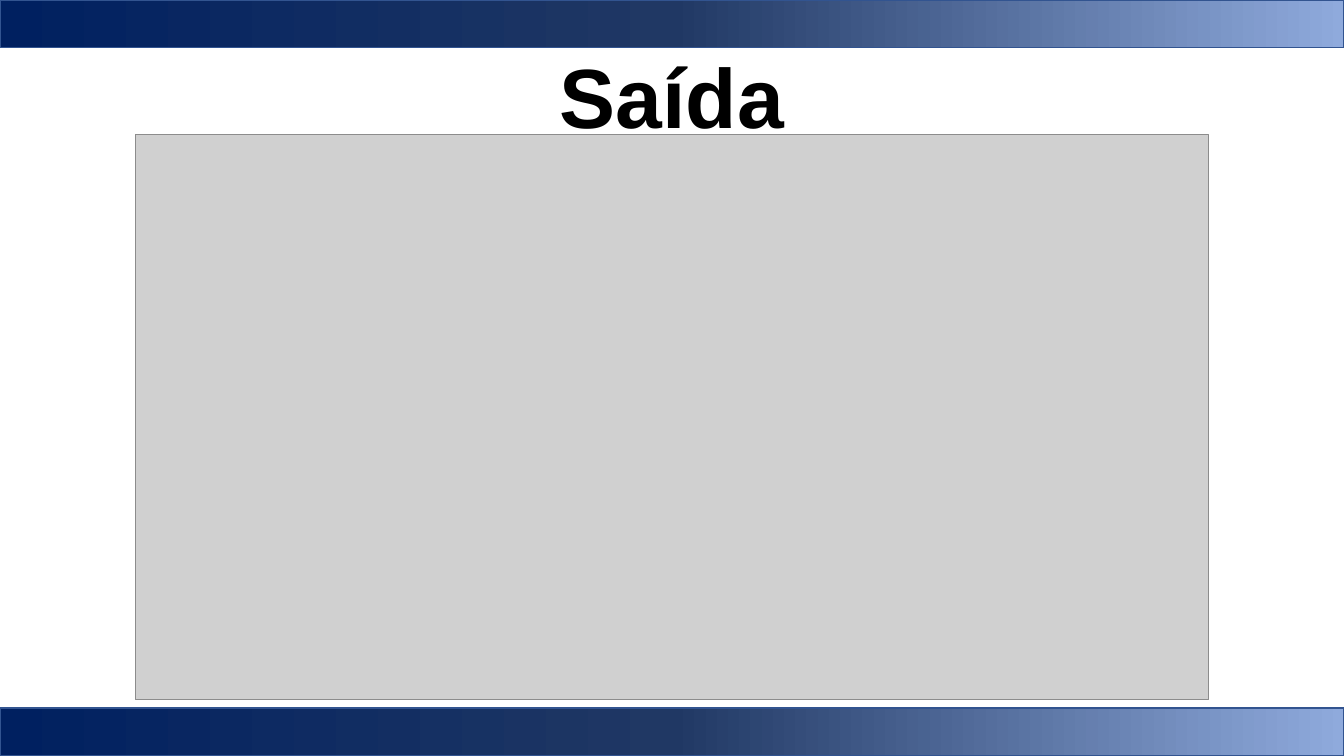
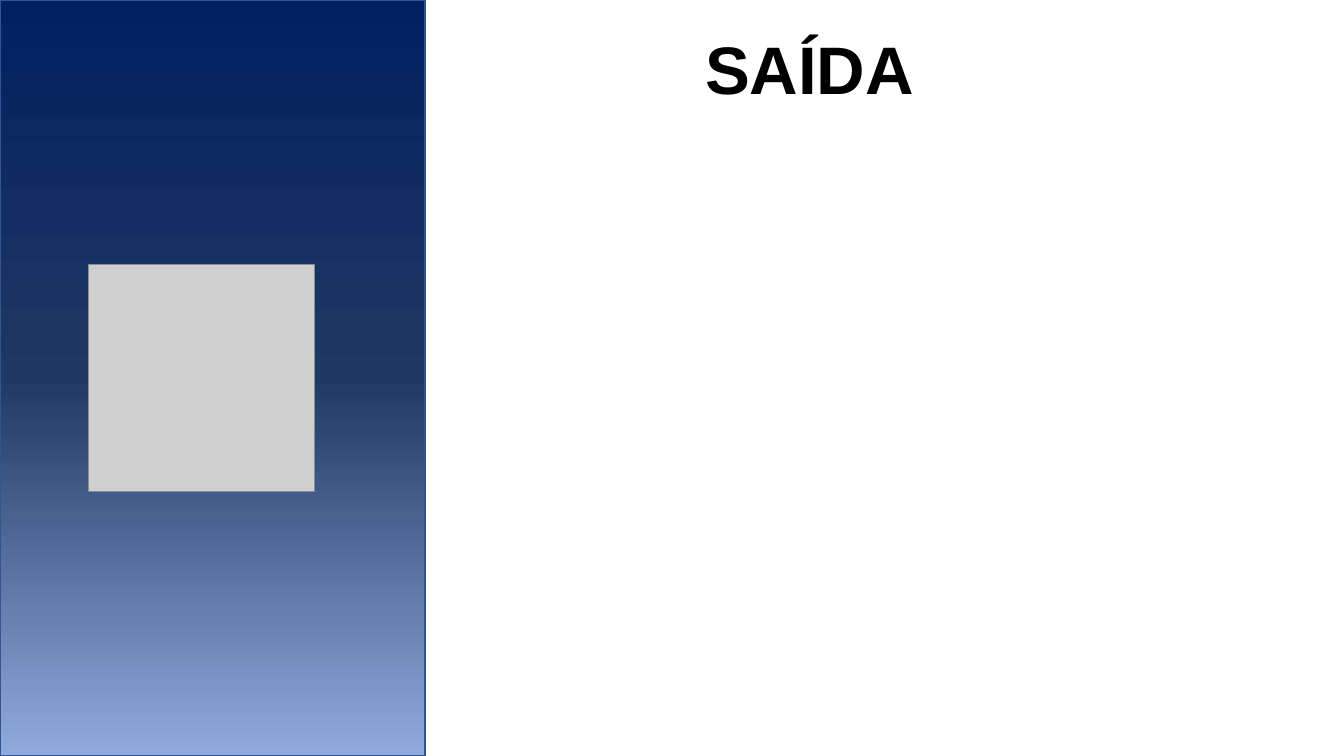
Before and after one commit to ryannlopes/LanchoneteUnasp, a slide deck: slide 4 of apresentação.pptx. Drawn at 1344x756 pixels with LibreOffice and Linux fonts; fonts in the diff are those of the drawing; grey boxes stand for pictures. Boxes give left, top, right and bottom in pixels: in the first picture for what was removed or moved away, otherwise in the second. Text is boxed around its words. In the diff, an @@ line names an element or a change of style, - is before the commit and + after.

```diff
--- a/apresentação.pptx
+++ b/apresentação.pptx
@@ rectangle removed at (0,0,1344,47) @@
@@ rectangle added at (0,0,425,756), fill gradient #002060 to #203864 to #8FAADC, outline #325491 1 pt @@
@@ text "SAÍDA" at (705,41,914,95): vertical alignment bottom to top @@
@@ text at (705,41,914,95): text changed; size 60 to 48 pt @@
-Saída
+SAÍDA
@@ picture removed at (135,135,1209,700) @@
@@ picture added at (89,265,315,491) @@
@@ rectangle removed at (0,709,1344,756) @@
```
Also in this commit, not shown: 3 other slides changed.
